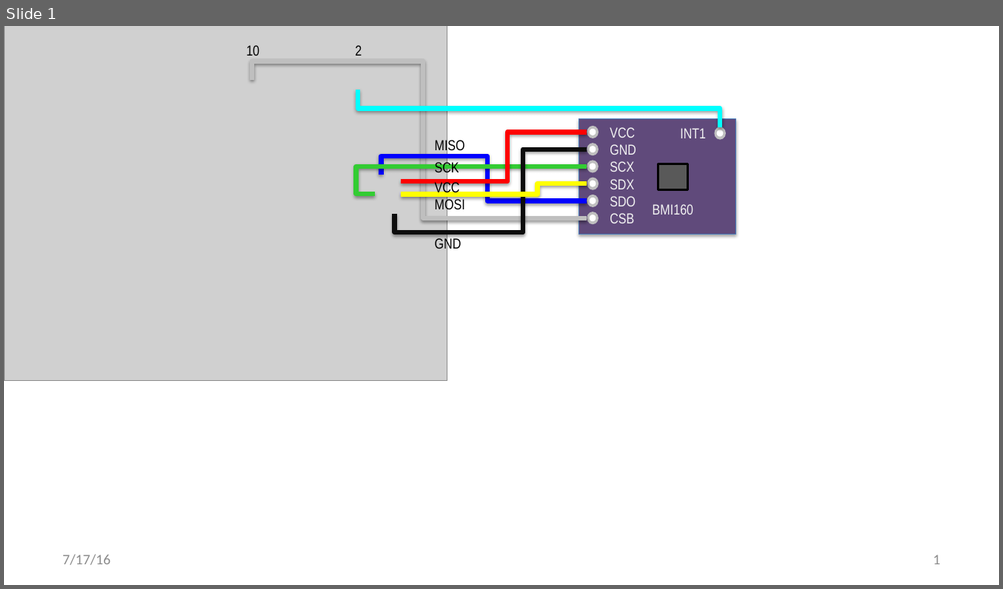
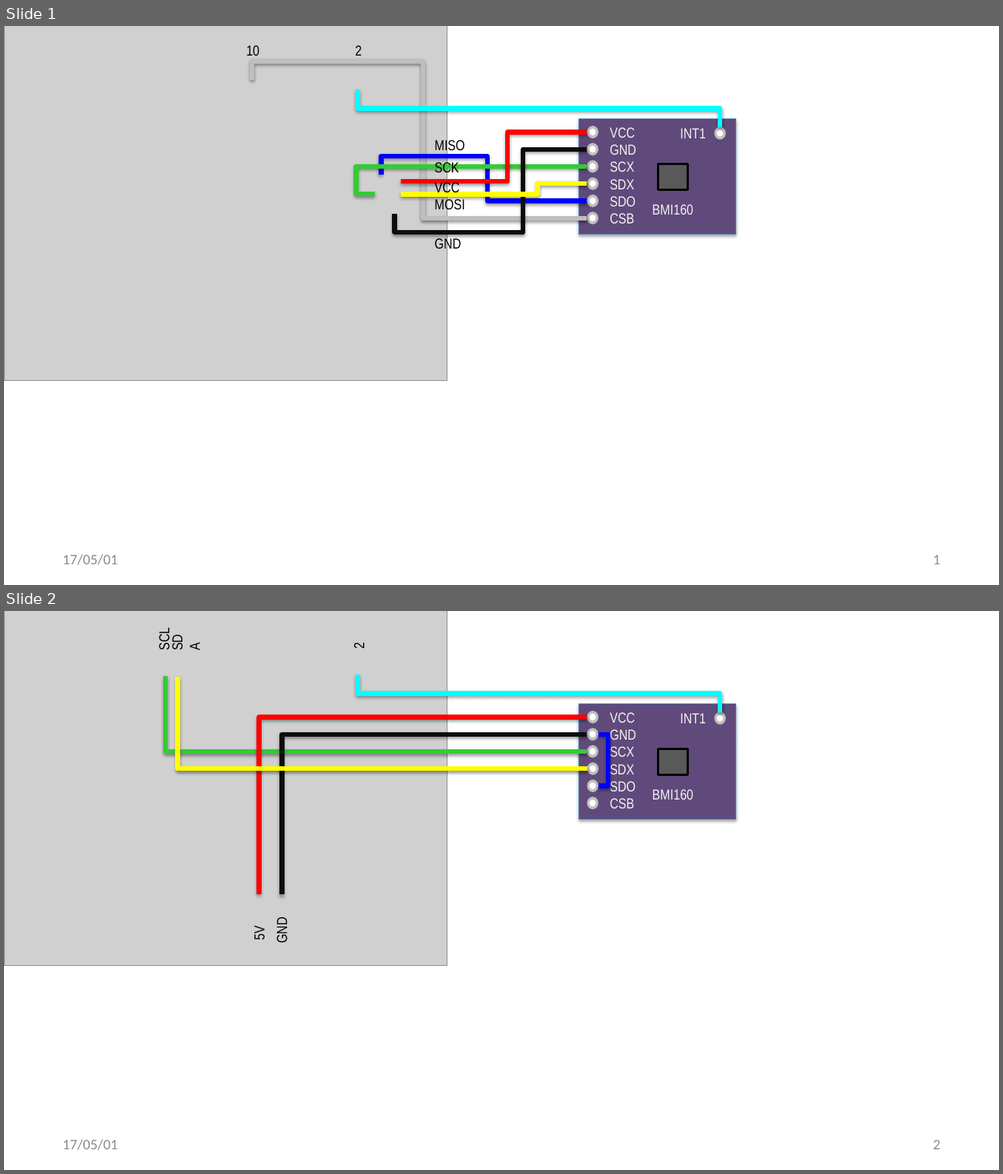
Before and after one commit to hanyazou/BMI160-Arduino, a slide deck: files/circuit.pptx. Shown one above the other, each under a label of ours: slide 1 before the commit, slides 1 and 2 after it. The pictures are 1003x589 and 1003x1174 pixels, drawn with LibreOffice and Linux fonts; fonts in the diff are those of the drawing; grey boxes stand for pictures. Boxes give left, top, right and bottom in pixels: in the first picture for what was removed or moved away, otherwise in the second. Text is boxed around its words. In the diff, an @@ line names an element or a change of style, - is before the commit and + after.

```diff
--- a/files/circuit.pptx
+++ b/files/circuit.pptx
@@ slide 2 added at [4,611,999,1170], background #FFFFFF @@
@@ picture added at [4,611,447,965] @@
@@ text added at [156,629,172,649], 14 pt, text #000000 @@
+SCL
@@ text added at [164,619,189,658], 14 pt, text #000000 @@
+SDA
@@ text added at [351,643,367,648], 14 pt, text #000000 @@
+2
@@ elbow line added from (165, 676) to (586, 751), #33CC33 4.5 pt @@
@@ elbow line added from (178, 677) to (586, 769), #FFFF00 4.5 pt @@
@@ elbow line added from (358, 675) to (720, 712), #00FFFF 4.5 pt @@
@@ elbow line added from (259, 894) to (586, 717), #FF0000 4.5 pt @@
@@ text added at [680,713,706,723], 14 pt, text #F2F2F2 @@
+INT1
@@ ellipse added at [714,712,725,724], fill #BFBFBF @@
@@ ellipse added at [716,715,723,721], fill #FFFFFF @@
@@ elbow line added from (282, 894) to (586, 734), #0D0D0D 4.5 pt @@
@@ elbow line added from (598, 734) to (598, 786), #0000FF 4.5 pt @@
@@ group added at [579,704,735,819]: 12 ellipses, 6 texts, 2 rectangles @@
+VCC
+GND
+SCX
+SDX
+SDO
+CSB
@@ text added at [652,789,693,800], 14 pt, text #F2F2F2 @@
+BMI160
@@ text added at [273,920,290,943], 14 pt, text #000000 @@
+GND
@@ text added at [251,927,267,940], 14 pt, text #000000 @@
+5V
@@ text added at [62,1139,118,1150], 14 pt, text #8C8C8C @@
+17/05/01
@@ page number added at [933,1140,940,1150], 14 pt, text #8C8C8C @@
+2
@@ slide 1 changed as well @@
@@ text at [62,554,118,565]: text changed @@
-7/17/16
+17/05/01
```
Also in this commit, not shown: 1 other slide changed, 1 other slide added, 2 other files.
